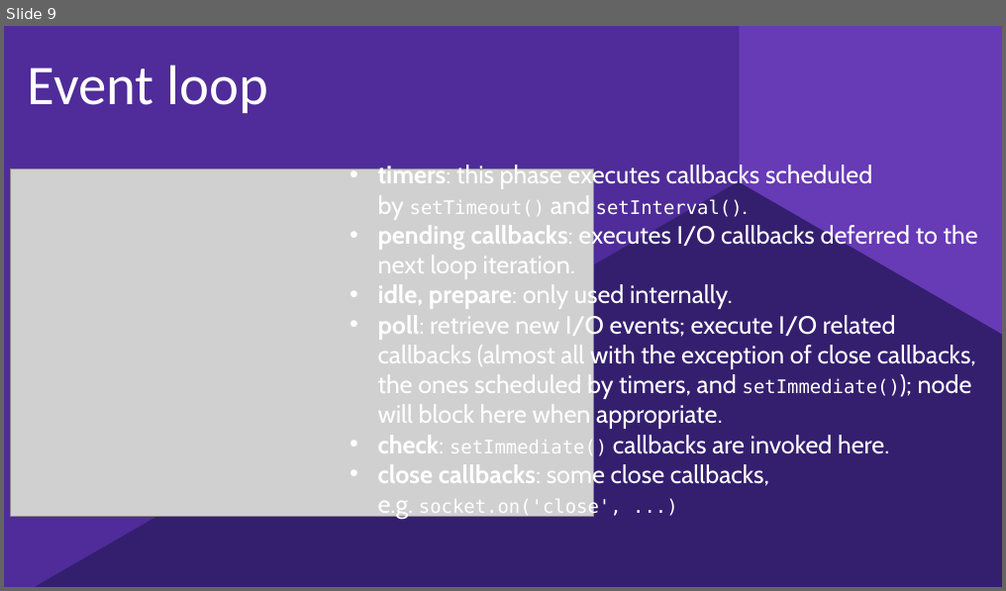
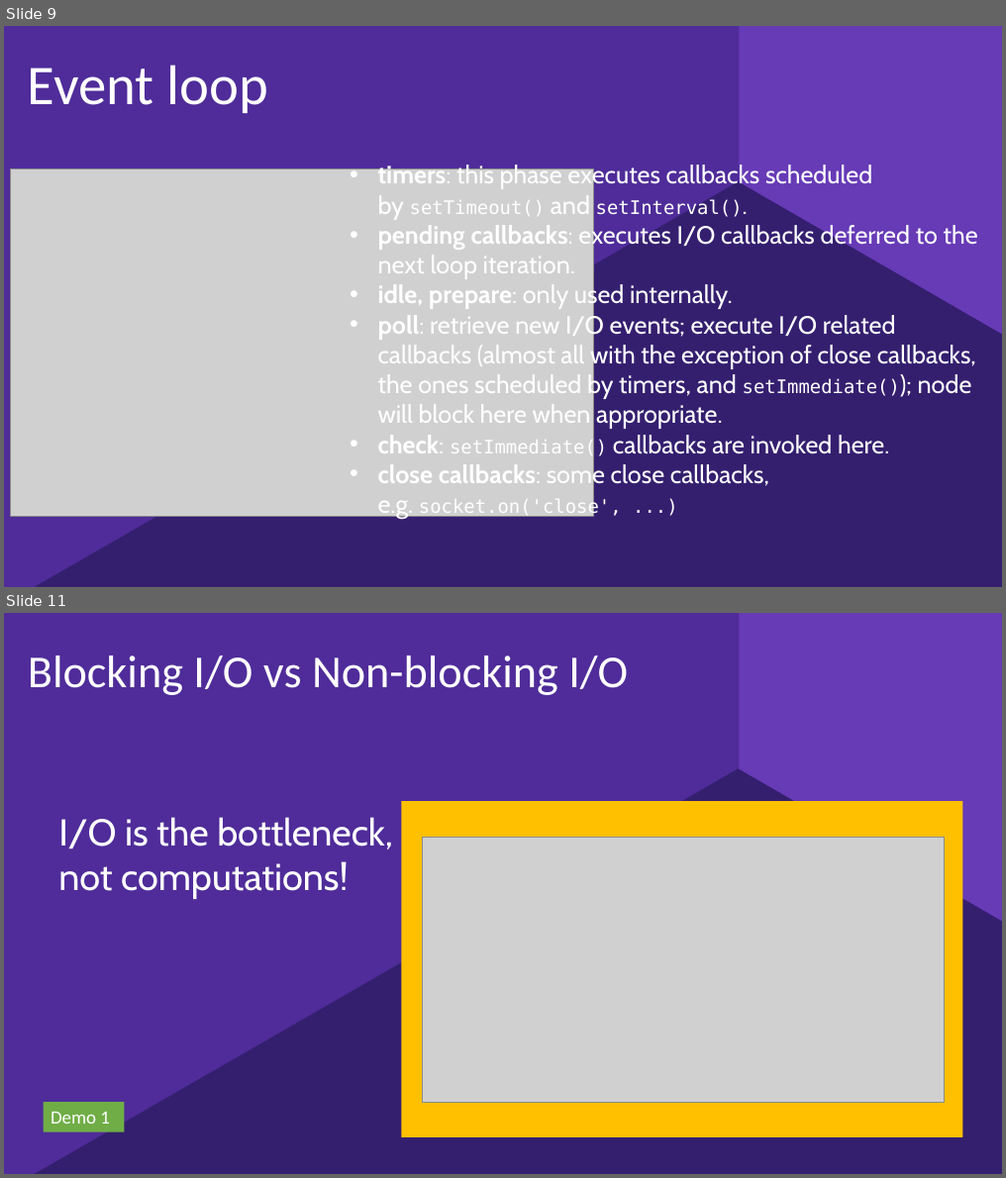
Before and after one commit to kjocevicius/nodejs-demo, a slide deck: nodejs.pptx. Shown one above the other, each under a label of ours: slide 9 before the commit, slides 9 and 11 after it; the slides between them are not shown. The pictures are 1006x591 and 1006x1178 pixels, drawn with LibreOffice and Linux fonts; fonts in the diff are those of the drawing; grey boxes stand for pictures; background and template pictures are left out. Boxes give left, top, right and bottom in pixels: in the first picture for what was removed or moved away, otherwise in the second. Text is boxed around its words. In the diff, an @@ line names an element or a change of style, - is before the commit and + after.

```diff
--- a/nodejs.pptx
+++ b/nodejs.pptx
@@ slide 11 added at [4, 613, 1002, 1174], background #FFFFFF; not listed: 3 template elements that a slide beside it also shows @@
@@ title added at [28, 656, 628, 695], 44 pt, text #FFFFFF @@
+Blocking I/O vs Non-blocking I/O
@@ text added at [58, 817, 393, 899], 36 pt, text #FFFFFF @@
+I/O is the bottleneck, not computations!
@@ rectangle added at [402, 802, 963, 1138], fill #FFC000 @@
@@ picture added at [423, 837, 944, 1103] @@
@@ rectangle added at [43, 1103, 124, 1133], fill #70AD47, 18 pt, text #FFFFFF @@
+Demo 1
```
Also in this commit, not shown: 5 slides changed, 3 other slides added, 2 slides removed, 10 other files.
